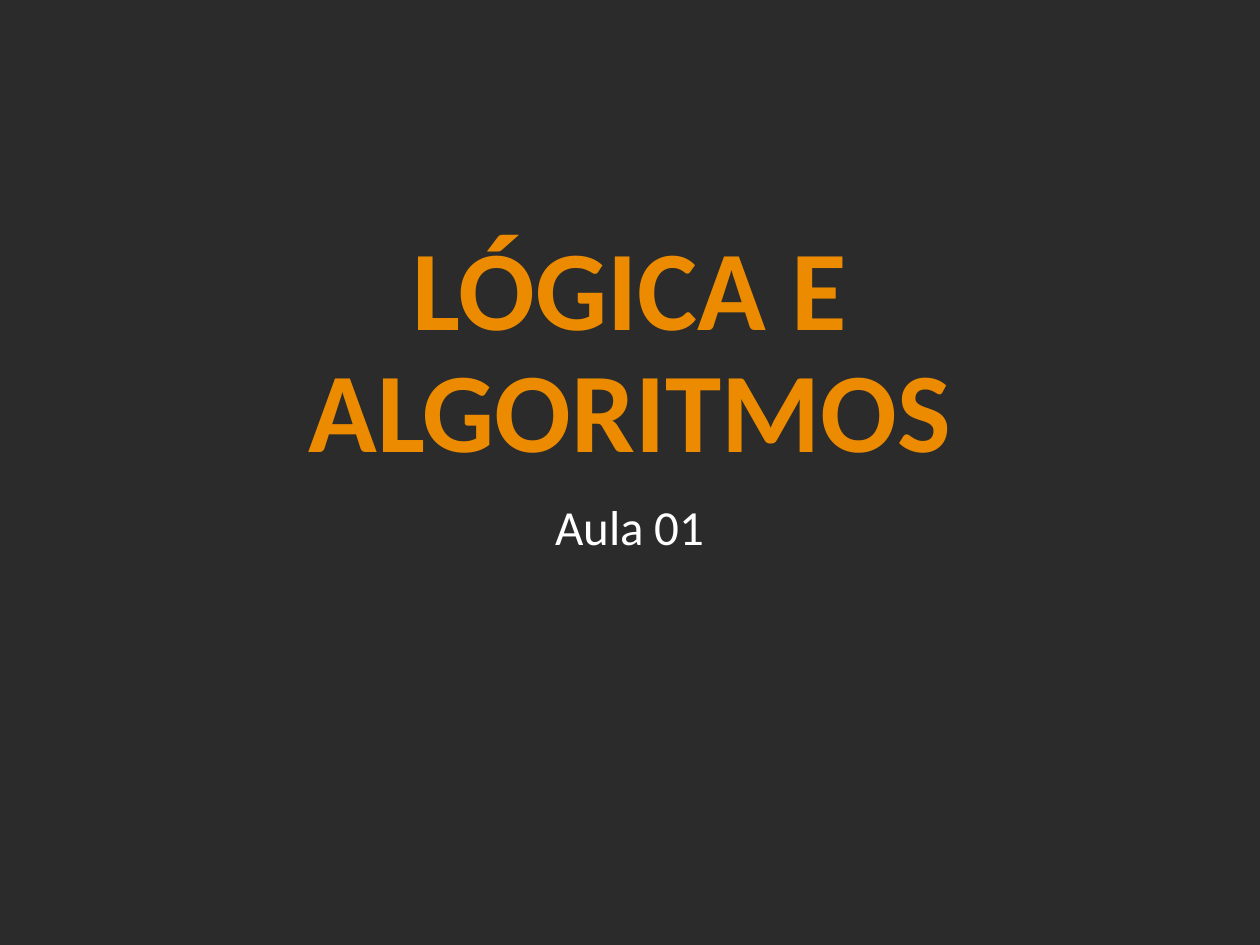
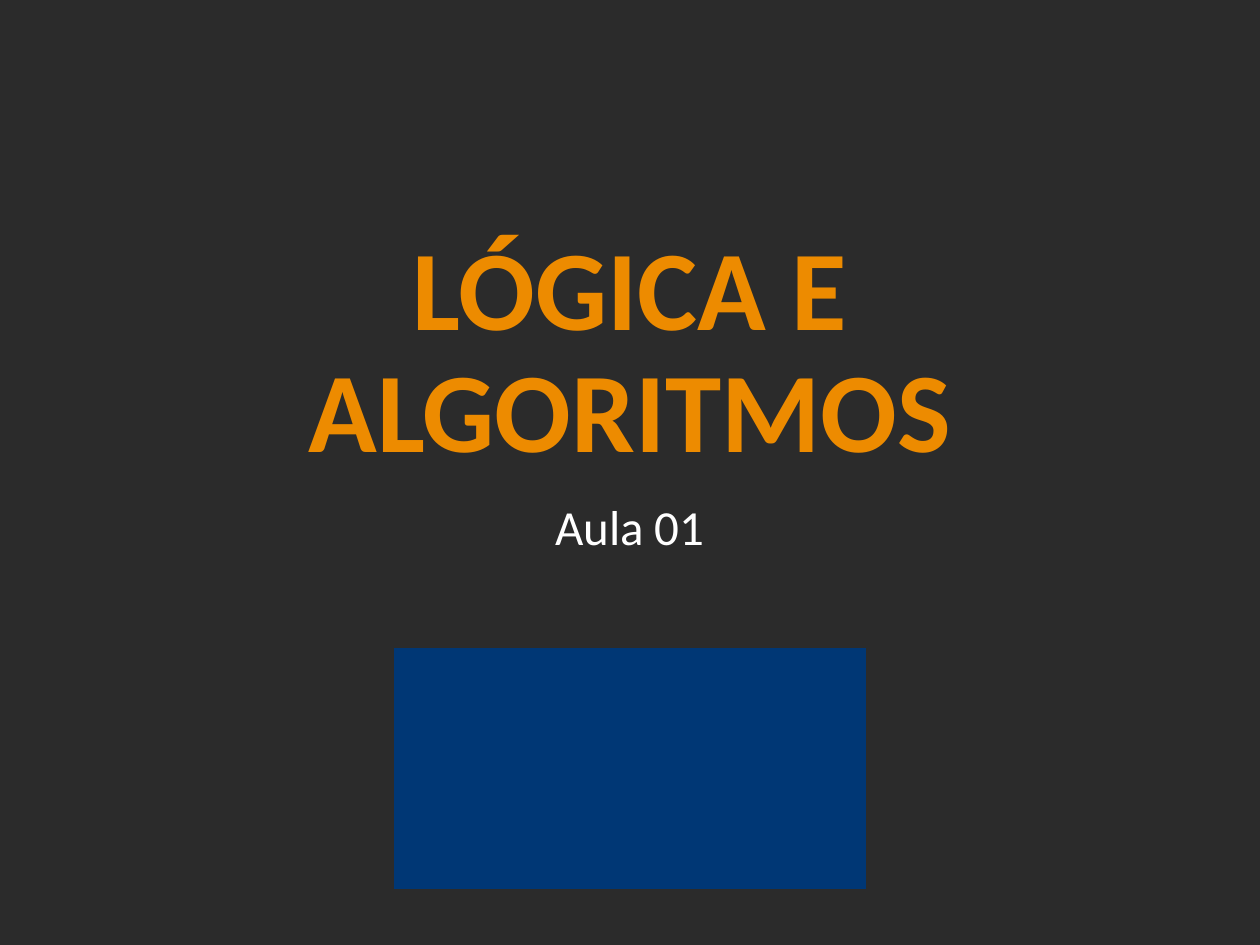
Before and after one commit to william-cirico/LA1-Proway, a slide deck: slide 1 of Aula 01 - Introdução/Introdução à Lógica de Programação.pptx. Drawn at 1260x945 pixels with LibreOffice and Linux fonts; fonts in the diff are those of the drawing; background and template pictures are left out; a plain dark background stands for a picture behind light text. Boxes give left, top, right and bottom in pixels: in the first picture for what was removed or moved away, otherwise in the second. Text is boxed around its words. In the diff, an @@ line names an element or a change of style, - is before the commit and + after.

```diff
--- a/Aula 01 - Introdução/Introdução à Lógica de Programação.pptx
+++ b/Aula 01 - Introdução/Introdução à Lógica de Programação.pptx
@@ rectangle added at bbox=[396, 649, 866, 888], fill #003775, outline #003775 1 pt @@
```
Also in this commit, not shown: 10 other slides changed, 1 slide added, 1 slide removed.
